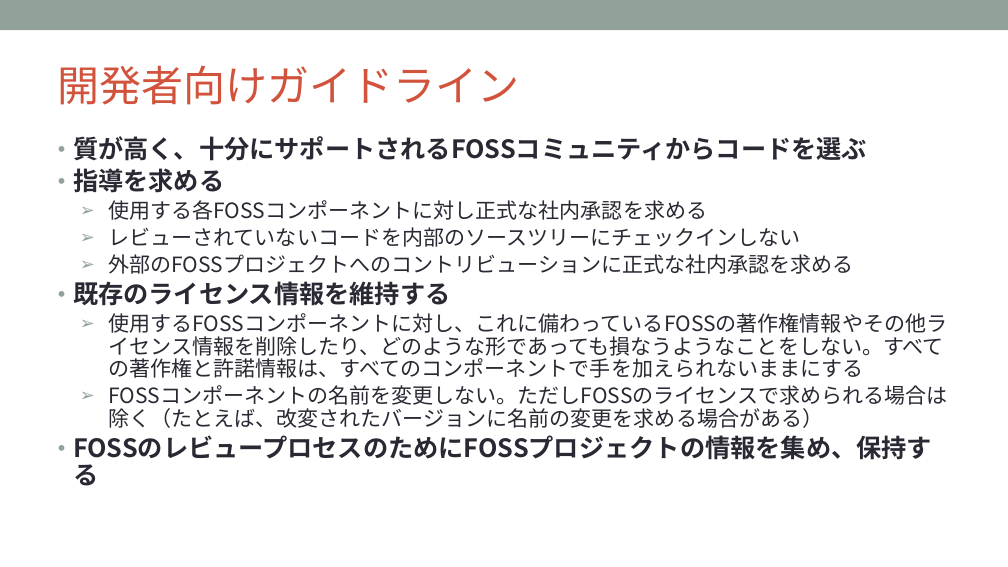
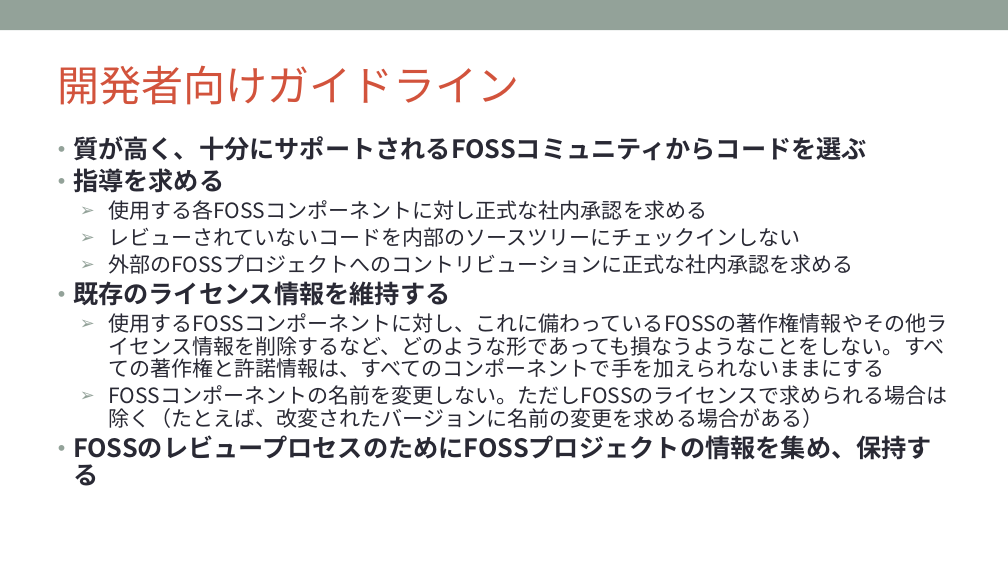
Before and after one commit to OpenChain-Project/Curriculum-Translation-JP, a slide deck: slide 81 of RELEASE/openchain-curriculum-for-1-1_JP.pptx. Drawn at 1008x567 pixels with LibreOffice and Linux fonts; fonts in the diff are those of the drawing; background and template pictures are left out. Boxes give left, top, right and bottom in pixels: in the first picture for what was removed or moved away, otherwise in the second. Text is boxed around its words. In the diff, an @@ line names an element or a change of style, - is before the commit and + after.

```diff
--- a/RELEASE/openchain-curriculum-for-1-1_JP.pptx
+++ b/RELEASE/openchain-curriculum-for-1-1_JP.pptx
@@ text at <box>108,313,947,378</box>: text changed @@
-  ➢ 使用するFOSSコンポーネントに対し、これに備わっているFOSSの著作権情報やその他ライセンス情報を削除したり、どのような形であっても損なうようなことをしない。すべての著作権と許諾情報は、すべてのコンポーネントで手を加えられないままにする
+  ➢ 使用するFOSSコンポーネントに対し、これに備わっているFOSSの著作権情報やその他ライセンス情報を削除するなど、どのような形であっても損なうようなことをしない。すべての著作権と許諾情報は、すべてのコンポーネントで手を加えられないままにする
```
Also in this commit, not shown: 12 other slides changed.
